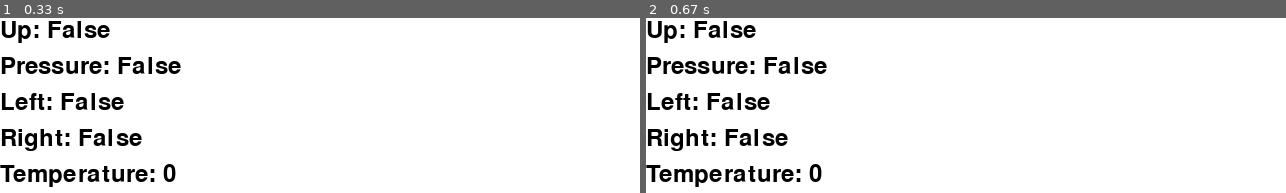
Above: before the commit, frames 1-2 (left to right).
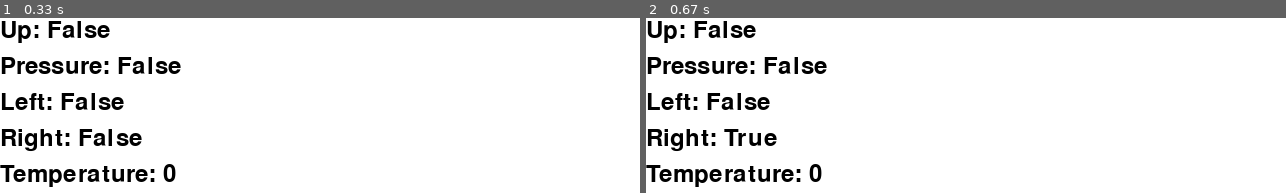
Above: after the commit, the same moments.

Repository: RIT-MDRC/Catbot
Game: pygame game, started from src/raspi/main.py
Two runs of this game, one before a commit and one after it. Both use one fixed random seed, a clock stepped at 60 frames per second and the inputs below.
Inputs:
- Up to frame 1 (0.33 s): no input
- Up to frame 2 (0.67 s): hold A from 0.33 s (still down); hold Right from 0.33 s (still down)

Frame 1 is identical in both runs. In frame 2, 0.6% of the frame differs, in the area x 12-23%, y 63-74%.

Commit message:
fix: remove enum usage

Diff:
--- a/src/raspi/main.py
+++ b/src/raspi/main.py
@@ -80,20 +80,20 @@
                     if res:
                         render_up_status(False)
                 elif event.key == pygame.K_a or event.key == pygame.K_LEFT:
-                    res = motor.set_Motor(SPEED, Direction.FORWARD)
+                    res = motor.set_Motor(SPEED, 1)
                     if res:
                         render_left_status(True)
                 elif event.key == pygame.K_d or event.key == pygame.K_RIGHT:
-                    res = motor.set_Motor(SPEED, Direction.BACKWARD)
+                    res = motor.set_Motor(SPEED, 0)
                     if res:
                         render_right_status(True)
             elif event.type == pygame.KEYUP:
                 if event.key == pygame.K_a or event.key == pygame.K_LEFT:
-                    res = motor.set_Motor(0, Direction.FORWARD)
+                    res = motor.set_Motor(0, 1)
                     if res:
                         render_left_status(False)
                 elif event.key == pygame.K_d or event.key == pygame.K_RIGHT:
-                    res = motor.set_Motor(0, Direction.BACKWARD)
+                    res = motor.set_Motor(0, 0)
                     if res:
                         render_right_status(False)
             elif event.type == pygame.QUIT:
